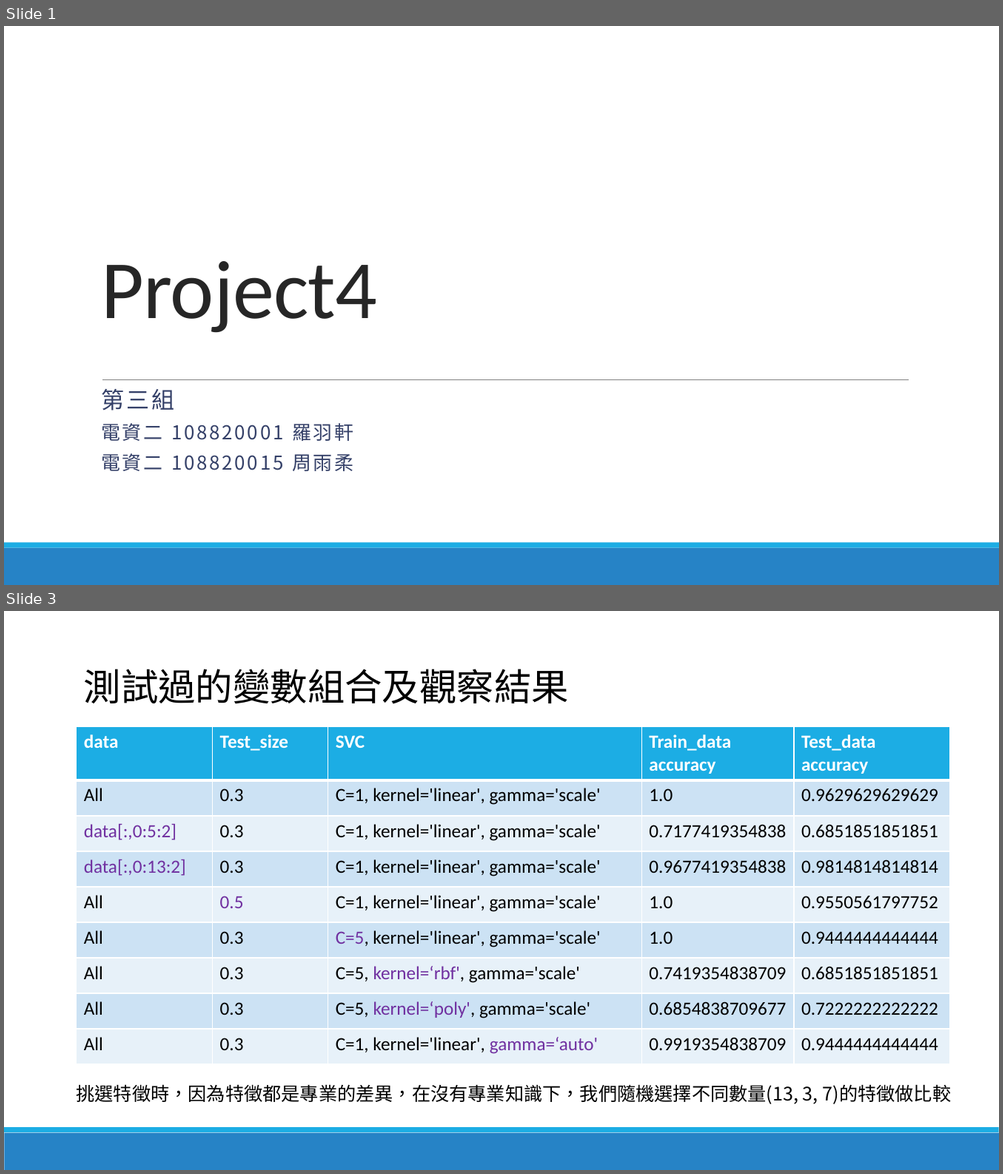
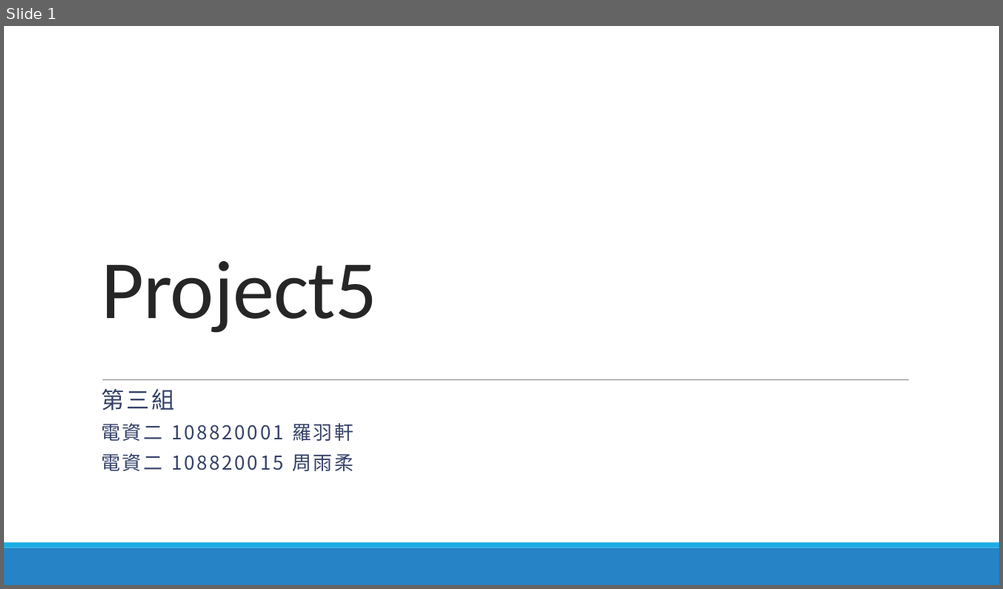
Before and after one commit to lohsuan/Multimedia-Tech, a slide deck: Project5_第三組_小組報告/Project5_第三組_小組報告.pptx. Shown one above the other, each under a label of ours: slides 1 and 3 before the commit, slide 1 after it; the slides between them are not shown. The pictures are 1003x1174 and 1003x589 pixels, drawn with LibreOffice and Linux fonts; fonts in the diff are those of the drawing. Boxes give left, top, right and bottom in pixels: in the first picture for what was removed or moved away, otherwise in the second. Text is boxed around its words. In the diff, an @@ line names an element or a change of style, - is before the commit and + after.

```diff
--- a/Project5_第三組_小組報告/Project5_第三組_小組報告.pptx
+++ b/Project5_第三組_小組報告/Project5_第三組_小組報告.pptx
@@ slide 3 removed at [4, 611, 999, 1170], background #FFFFFF; not listed: 2 template elements that a slide beside it also shows @@
@@ text removed at [84, 669, 569, 704] @@
-測試過的變數組合及觀察結果
@@ table removed at [77, 727, 949, 1065], 9 rows, 5 columns @@
-data | Test_size | SVC | Train_data accuracy | Test_data accuracy
-All | 0.3 | C=1, kernel='linear', gamma='scale' | 1.0 | 0.9629629629629
-data[:,0:5:2] | 0.3 | C=1, kernel='linear', gamma='scale' | 0.7177419354838 | 0.6851851851851
-data[:,0:13:2] | 0.3 | C=1, kernel='linear', gamma='scale' | 0.9677419354838 | 0.9814814814814
-All | 0.5 | C=1, kernel='linear', gamma='scale' | 1.0 | 0.9550561797752
-All | 0.3 | C=5, kernel='linear', gamma='scale' | 1.0 | 0.9444444444444
-All | 0.3 | C=5, kernel=‘rbf', gamma='scale' | 0.7419354838709 | 0.6851851851851
-All | 0.3 | C=5, kernel=‘poly', gamma='scale' | 0.6854838709677 | 0.7222222222222
-All | 0.3 | C=1, kernel='linear', gamma=‘auto' | 0.9919354838709 | 0.9444444444444
@@ text removed at [76, 1085, 951, 1105] @@
-挑選特徵時，因為特徵都是專業的差異，在沒有專業知識下，我們隨機選擇不同數量(13, 3, 7)的特徵做比較
@@ slide 1 changed as well @@
@@ title at [101, 261, 377, 333]: text changed @@
-Project4
+Project5
```
Also in this commit, not shown: 1 other slide changed, 4 slides added, 2 other slides removed.
